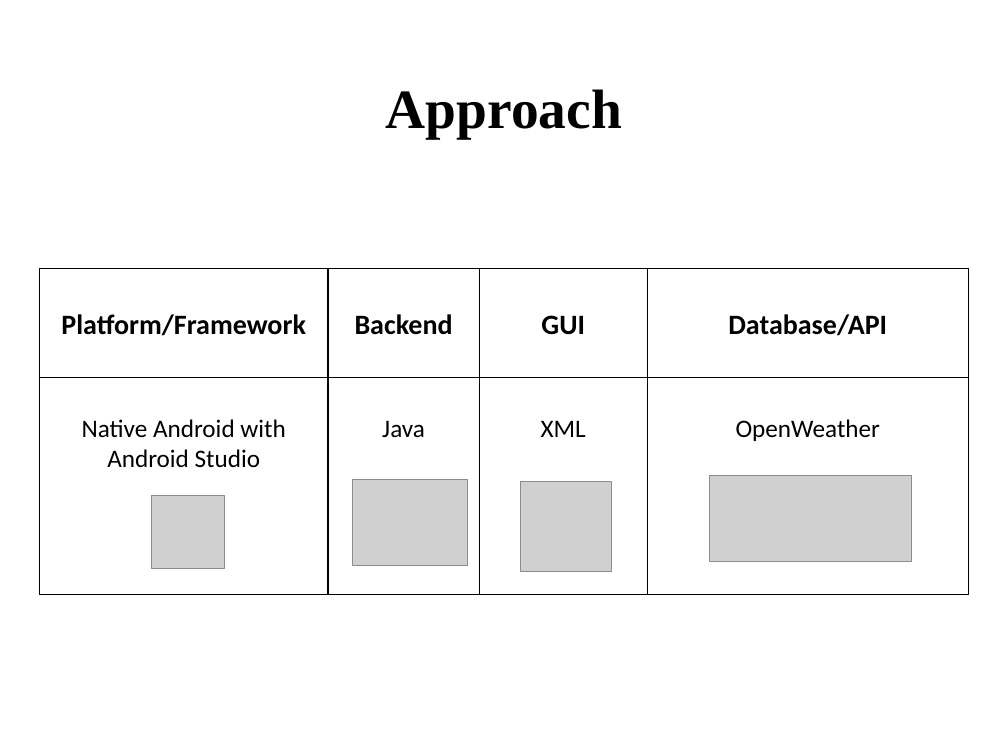
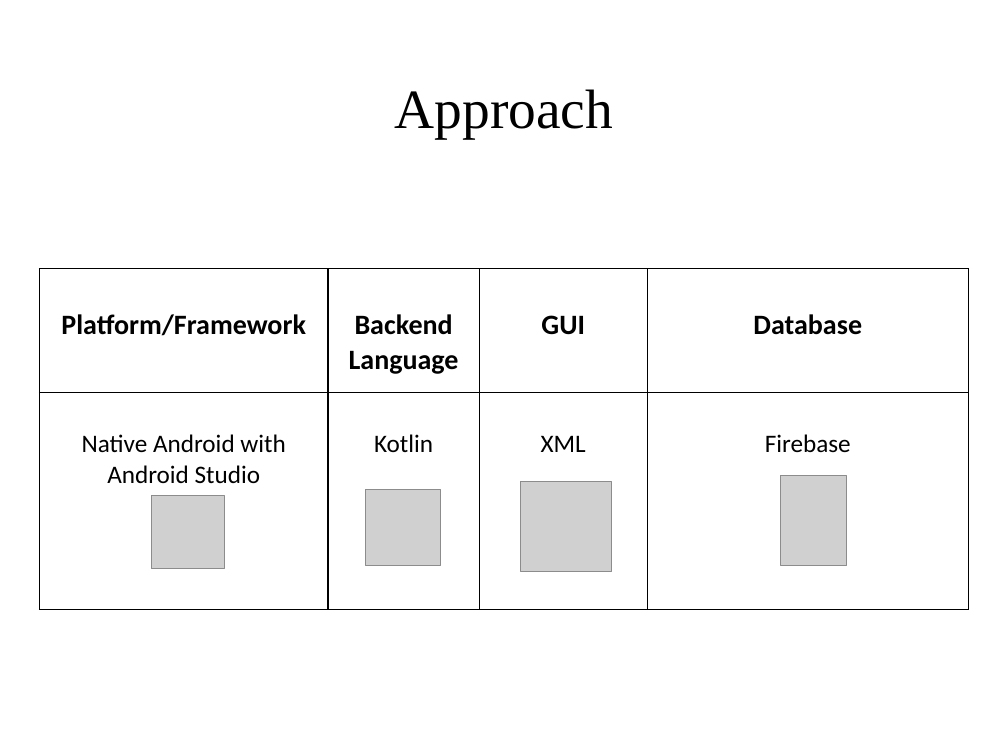
Before and after one commit to RedwanSharafatKabir/DonateUs, a slide deck: slide 8 of Donate Us Files/food waste management.pptx (slide 7 before the commit). Drawn at 1008x756 pixels with LibreOffice and Linux fonts; fonts in the diff are those of the drawing; grey boxes stand for pictures. Boxes give left, top, right and bottom in pixels: in the first picture for what was removed or moved away, otherwise in the second. Text is boxed around its words. In the diff, an @@ line names an element or a change of style, - is before the commit and + after.

```diff
--- a/Donate Us Files/food waste management.pptx
+++ b/Donate Us Files/food waste management.pptx
@@ title "Approach" at [395,89,613,138]: bold off @@
@@ table at [39,269,969,610] @@
-row 1, column 2: Backend
+row 1, column 2: Backend Language
-row 1, column 4: Database/API
+row 1, column 4: Database
-row 2, column 2: Java
+row 2, column 2: Kotlin
-row 2, column 4: OpenWeather
+row 2, column 4: Firebase
@@ picture removed at [710,475,911,560] @@
@@ picture added at [781,476,847,565] @@
@@ picture: place and size @@
-picture at [353,479,468,564]
+picture at [365,490,440,565]
```
Also in this commit, not shown: 4 other slides changed, 7 slides added, 6 slides removed, 9 other files.
